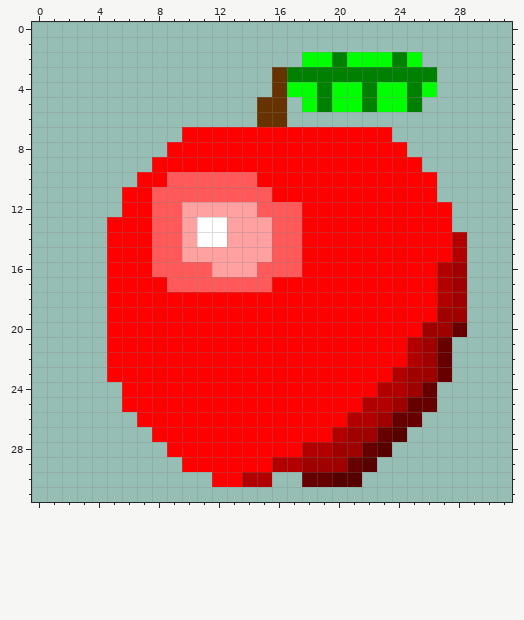
Pixel-art sprite, stored at data/apple.png. That is the earlier state.
The file is 32x32 pixels.
Now the later version:
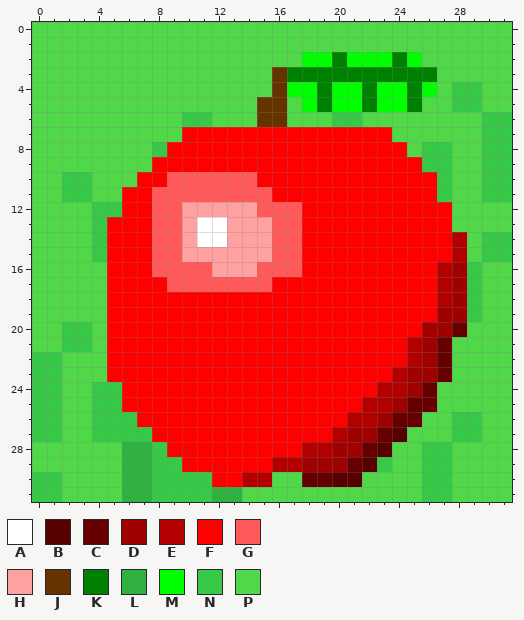
Palette (. is transparent): A #ffffff  B #560000  C #660000  D #9f0000  E #b20000  F #ff0000  G #ff5959  H #ffa1a1  J #663300  K #008000  L #30b040  M #00ff00  N #38c848  P #50d848
Change:
Colour L now appears in rows 28 to 30 at x 6 to 7; in row 31 at x 6 to 7 and 12 to 13.
Colour N now appears in rows 4 to 5 at x 28 to 29; in row 6 at x 10 to 11, 20 to 21 and 30 to 31; in row 7 at x 30 to 31; in row 8 at x 8, 26 to 27 and 30 to 31; in row 9 at x 26 to 27 and 30 to 31; in rows 10 to 11 at x 2 to 3, 27 and 30 to 31.
Colour N now appears in row 12 at x 4 to 5; in row 13 at x 4; in rows 14 to 15 at x 4 and 30 to 31; in rows 16 to 19 at x 29; in rows 20 to 21 at x 2 to 3; in rows 22 to 23 at x 0 to 1.
Colour N now appears in rows 24 to 25 at x 0 to 1 and 4 to 5; in row 26 at x 0 to 1, 4 to 6 and 28 to 29; in row 27 at x 0 to 1, 4 to 7 and 28 to 29; in row 28 at x 8 and 26 to 27; in row 29 at x 8 to 9, 23 and 26 to 27; in rows 30 to 31 at x 0 to 1, 8 to 11 and 26 to 27.
Colour P now appears in rows 0 to 1 at x 0 to 31; in row 2 at x 0 to 17 and 26 to 31; in row 3 at x 0 to 15 and 27 to 31; in row 4 at x 0 to 15, 27 and 30 to 31; in row 5 at x 0 to 14, 17, 26 to 27 and 30 to 31; in row 6 at x 0 to 9, 12 to 14, 17 to 19 and 22 to 29.
Colour P now appears in row 7 at x 0 to 9 and 24 to 29; in row 8 at x 0 to 7, 25 and 28 to 29; in row 9 at x 0 to 7 and 28 to 29; in row 10 at x 0 to 1, 4 to 6 and 28 to 29; in row 11 at x 0 to 1, 4 to 5 and 28 to 29; in rows 12 to 13 at x 0 to 3 and 28 to 31.
Colour P now appears in rows 14 to 15 at x 0 to 3 and 29; in rows 16 to 19 at x 0 to 4 and 30 to 31; in row 20 at x 0 to 1, 4 and 29 to 31; in row 21 at x 0 to 1, 4 and 28 to 31; in rows 22 to 23 at x 2 to 4 and 28 to 31; in rows 24 to 25 at x 2 to 3 and 27 to 31.
Colour P now appears in row 26 at x 2 to 3, 26 to 27 and 30 to 31; in row 27 at x 2 to 3, 25 to 27 and 30 to 31; in rows 28 to 29 at x 0 to 5, 24 to 25 and 28 to 31; in row 30 at x 2 to 5, 16 to 17, 22 to 25 and 28 to 31; in row 31 at x 2 to 5, 14 to 25 and 28 to 31.
